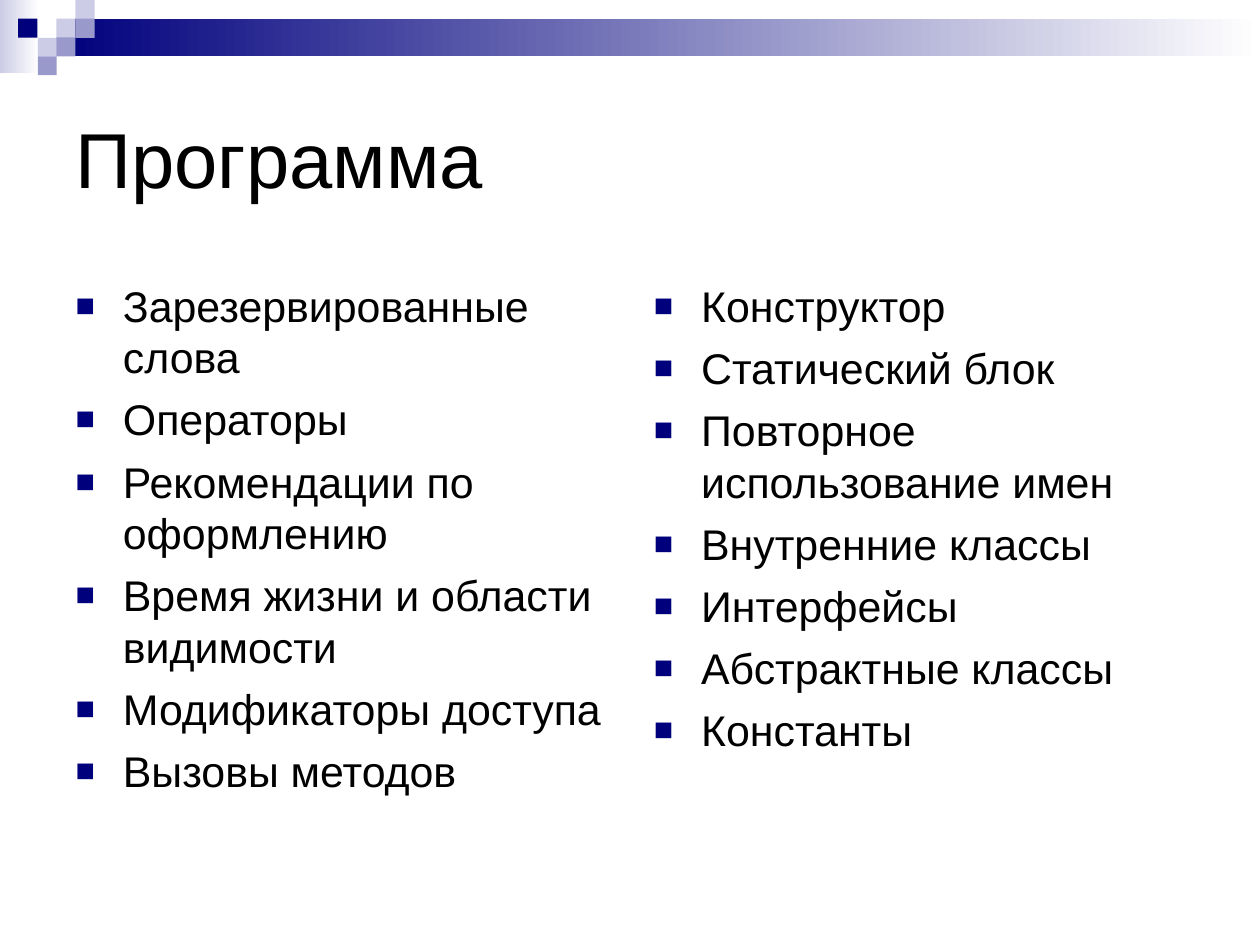
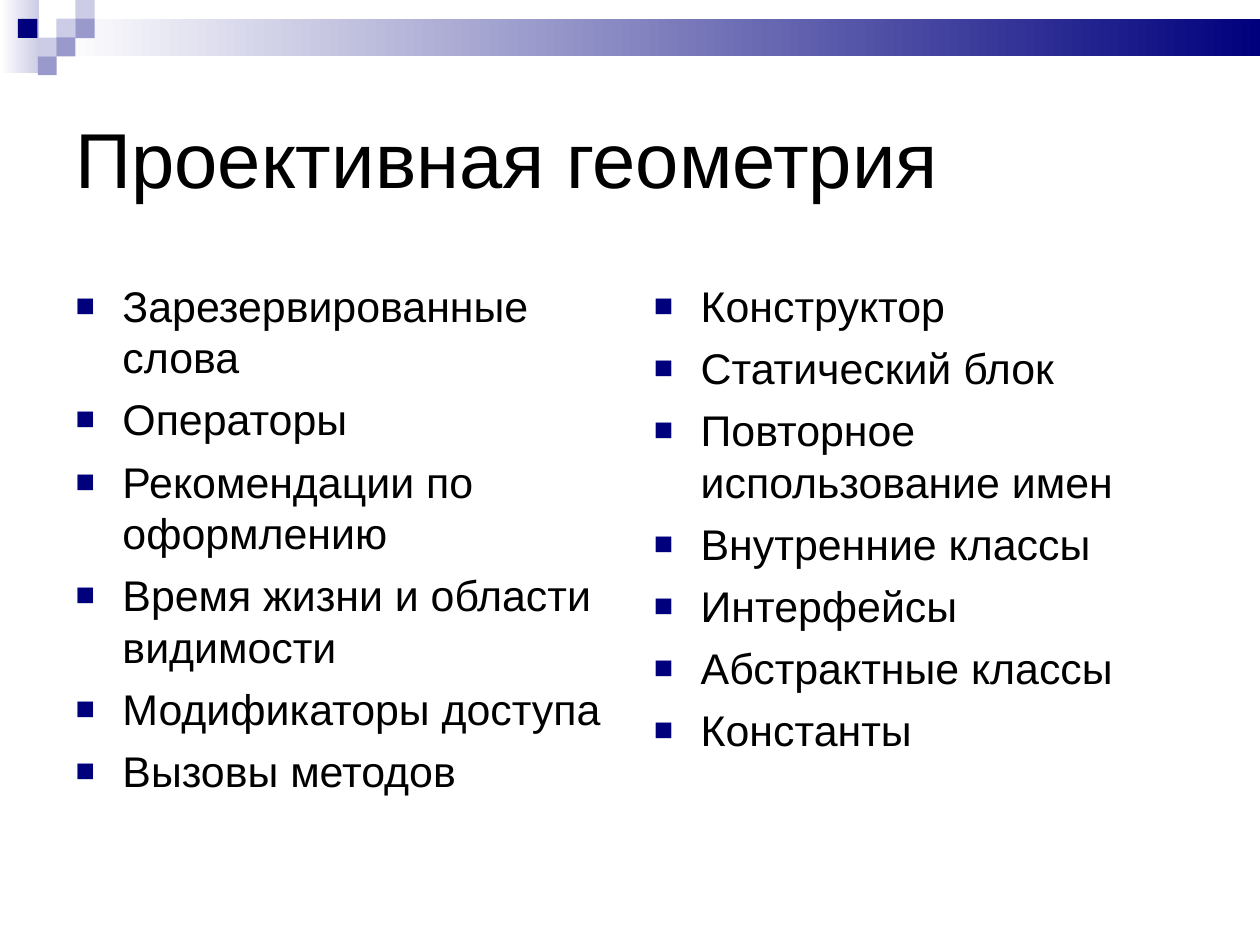
Before and after one commit to Chuvi-w/lisiynos, a slide deck: slide 5 of schedule/Однородные координаты.ppt (slide 2 before the commit). Drawn at 1260x945 pixels with LibreOffice and Linux fonts; fonts in the diff are those of the drawing. Boxes give left, top, right and bottom in pixels: in the first picture for what was removed or moved away, otherwise in the second. Text is boxed around its words. In the diff, an @@ line names an element or a change of style, - is before the commit and + after.

```diff
--- a/schedule/Однородные координаты.ppt
+++ b/schedule/Однородные координаты.ppt
@@ rectangle at box(0, 0, 39, 73): fill gradient #CCCCE6 to #FFFFFF to gradient #FFFFFF to #CCCCE6 @@
@@ rectangle at box(57, 18, 1260, 56): fill gradient #00007D to #FFFFFF to gradient #FFFFFF to #00007D @@
@@ text at box(76, 134, 937, 203): text changed @@
-Программа
+Проективная геометрия
```
Also in this commit, not shown: 2 other slides changed, 6 slides added, 58 slides removed, 1 other file.
